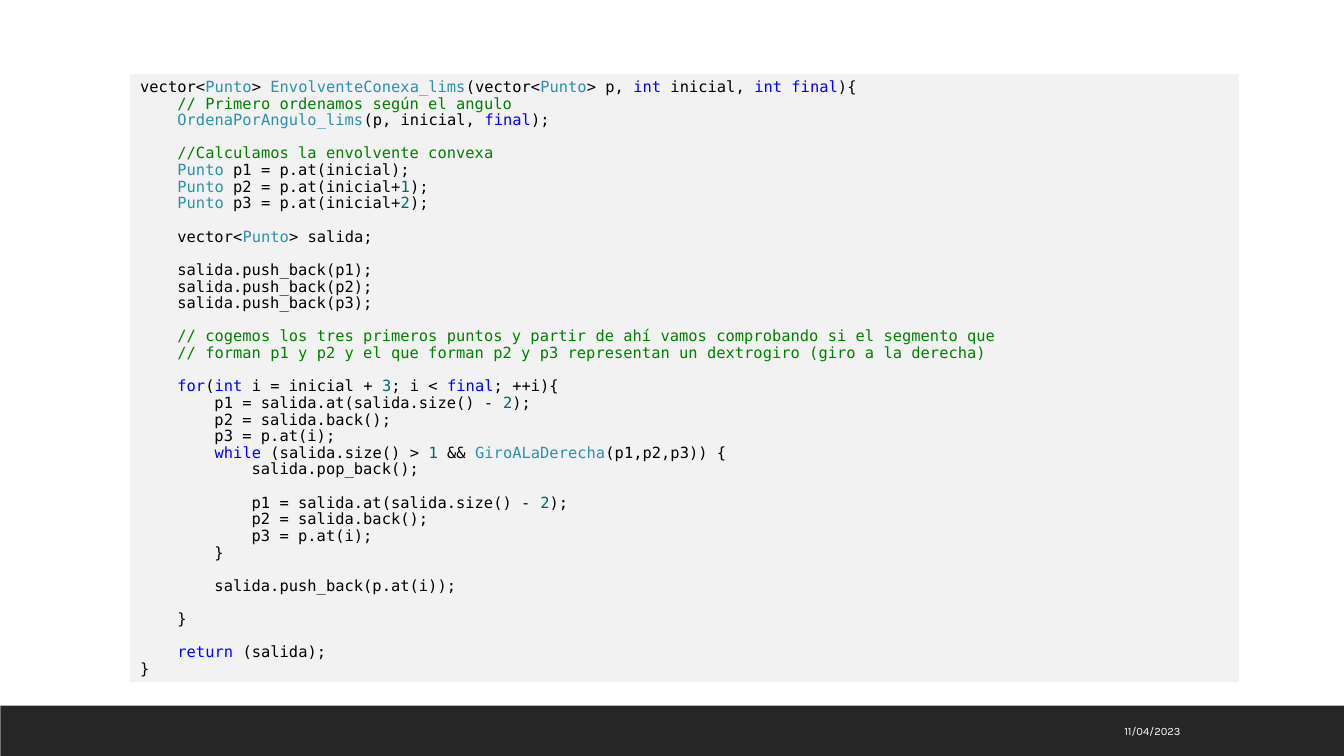
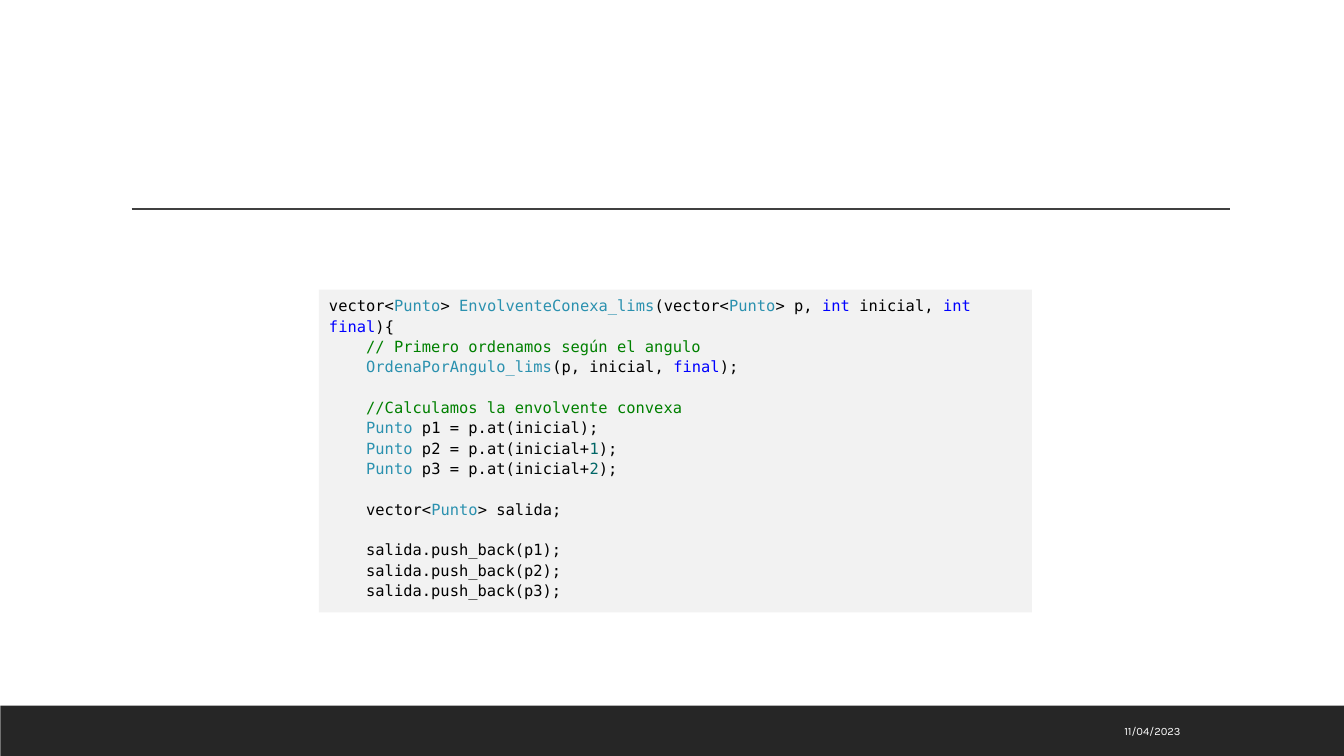
Before and after one commit to MarioLndz/Practica2DyV, a slide deck: slide 17 of PresentaciónPráctica2.pptx (slide 16 before the commit). Drawn at 1344x756 pixels with LibreOffice and Linux fonts; fonts in the diff are those of the drawing. Boxes give left, top, right and bottom in pixels: in the first picture for what was removed or moved away, otherwise in the second. Text is boxed around its words. In the diff, an @@ line names an element or a change of style, - is before the commit and + after.

```diff
--- a/PresentaciónPráctica2.pptx
+++ b/PresentaciónPráctica2.pptx
@@ line added from (132, 210) to (1231, 210), #404040 1 pt @@
@@ text "vector<Punto> EnvolventeConexa_lims(vector<Punto> p, int ini ...": place and size @@
-text "vector<Punto> EnvolventeConexa_lims(vector<Punto> p, int ini ..." at box(130, 74, 1239, 682)
+text "vector<Punto> EnvolventeConexa_lims(vector<Punto> p, int ini ..." at box(319, 289, 1031, 612)
@@ text "vector<Punto> EnvolventeConexa_lims(vector<Punto> p, int ini ..." at box(319, 289, 1031, 612): line spacing 0.9 to 1.1 @@
@@ text at box(177, 329, 995, 660): paragraphs removed @@
-  // cogemos los tres primeros puntos y partir de ahí vamos comprobando si el segmento que
-  // forman p1 y p2 y el que forman p2 y p3 representan un dextrogiro (giro a la derecha)
-  for(int i = inicial + 3; i < final; ++i){
-  p1 = salida.at(salida.size() - 2);
-  p2 = salida.back();
-  p3 = p.at(i);
-  while (salida.size() > 1 && GiroALaDerecha(p1,p2,p3)) {
-  salida.pop_back();
-  p1 = salida.at(salida.size() - 2);
-  p2 = salida.back();
-  p3 = p.at(i);
-  }
-  salida.push_back(p.at(i));
-  }
-  return (salida);
-  }
```
Also in this commit, not shown: 4 other slides changed, 21 slides added.
